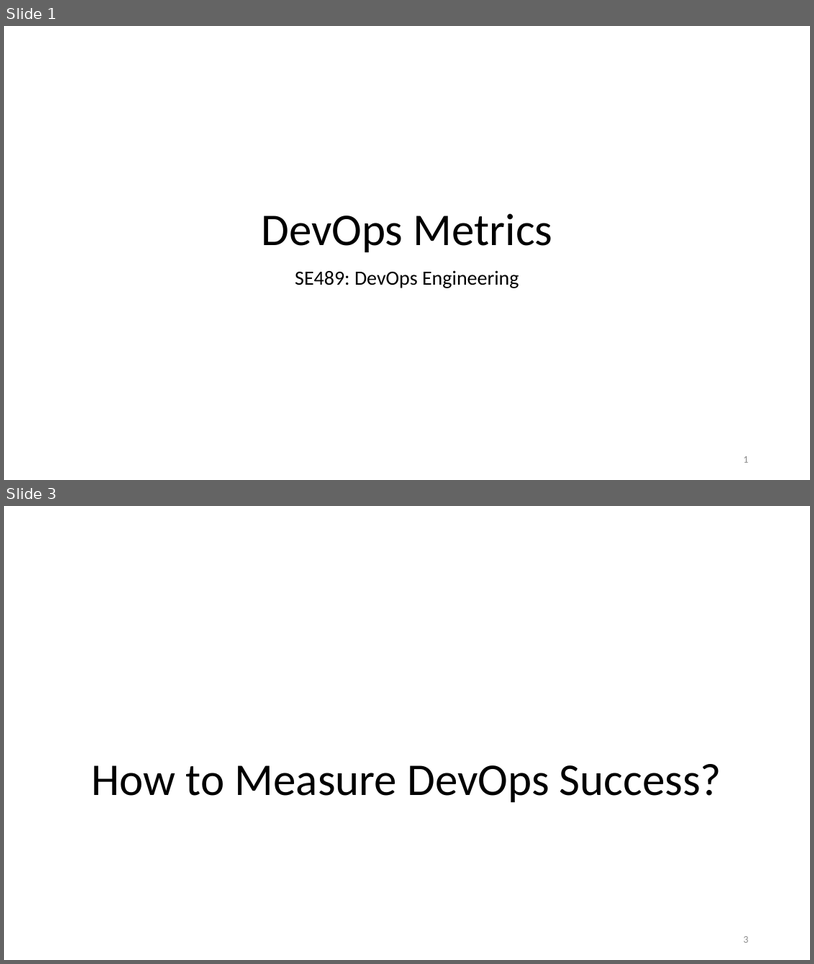
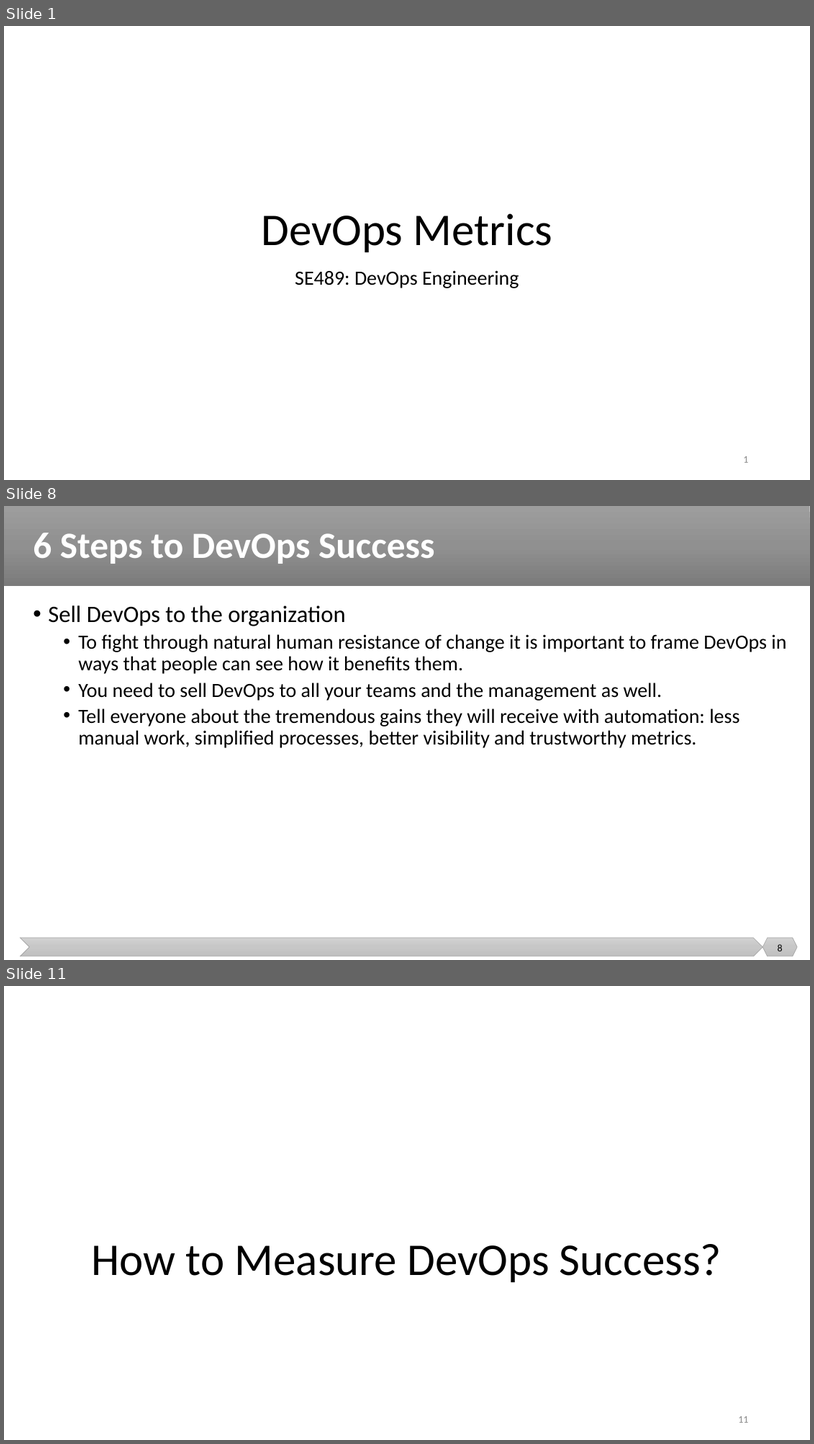
Before and after one commit to malenezi/malenezi, a slide deck: SE489/Lectures/7-Continuous Monitoring/DevOps Metrics.pptx. Shown one above the other, each under a label of ours: slides 1 and 3 before the commit, slides 1, 8 and 11 after it; the slides between them are not shown. The pictures are 814x964 and 814x1444 pixels, drawn with LibreOffice and Linux fonts; fonts in the diff are those of the drawing; background and template pictures are left out. Boxes give left, top, right and bottom in pixels: in the first picture for what was removed or moved away, otherwise in the second. Text is boxed around its words. In the diff, an @@ line names an element or a change of style, - is before the commit and + after.

```diff
--- a/SE489/Lectures/7-Continuous Monitoring/DevOps Metrics.pptx
+++ b/SE489/Lectures/7-Continuous Monitoring/DevOps Metrics.pptx
@@ slide 8 added at [4, 506, 810, 960], background #FFFFFF @@
@@ rectangle added at [4, 506, 810, 586], fill gradient #9D9D9D to #909090 to #7C7C7C @@
@@ title added at [33, 533, 435, 564], 44 pt, text #FFFFFF, bold @@
+6 Steps to DevOps Success
@@ text added at [48, 605, 787, 748], 24 pt, text #000000 @@
+• Sell DevOps to the organization
+  • To fight through natural human resistance of change it is important to frame DevOps in ways that people can see how it benefits them.
+  • You need to sell DevOps to all your teams and the management as well.
+  • Tell everyone about the tremendous gains they will receive with automation: less manual work, simplified processes, better visibility and trustworthy metrics.
@@ chevron added at [21, 937, 763, 956], fill gradient #D2D2D2 to #C8C8C8 to #C0C0C0, outline #A5A5A5 0.5 pt @@
@@ hexagon added at [763, 937, 797, 956], fill gradient #D2D2D2 to #C8C8C8 to #C0C0C0, outline #A5A5A5 0.5 pt @@
@@ page number added at [778, 944, 783, 951], 12 pt, text #000000 @@
+8
@@ what was slide 3 is now slide 11 @@
@@ page number at [738, 1416, 748, 1422]: text changed @@
-3
+11
```
Also in this commit, not shown: 1 slide changed, 7 other slides added.
